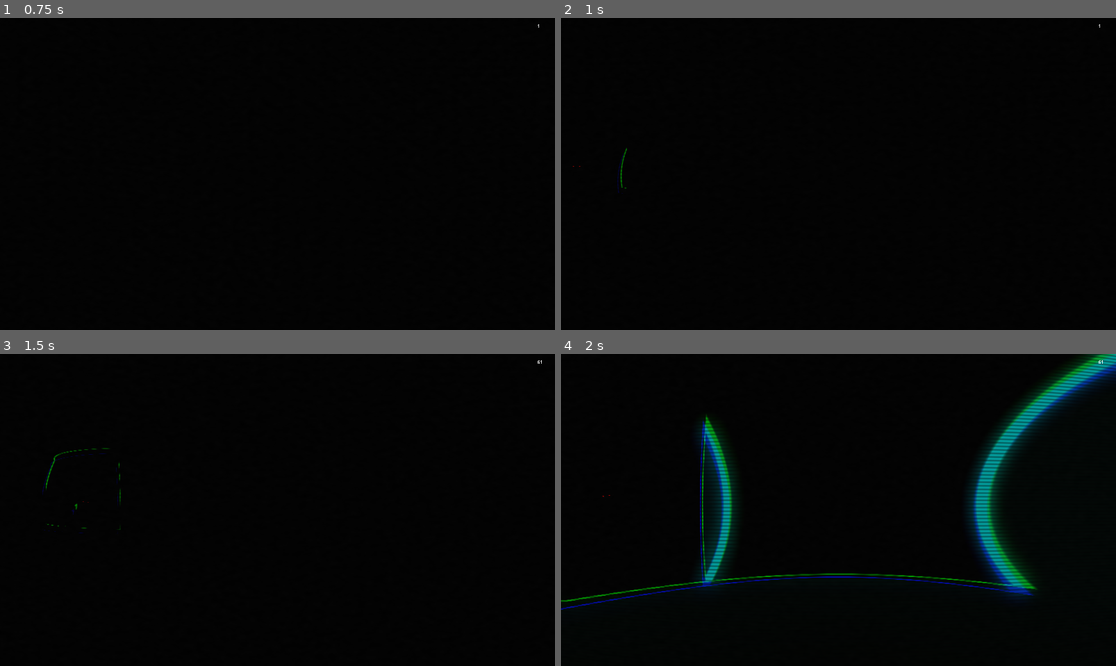
Above: before the commit, frames 1-4 (two rows, left to right).
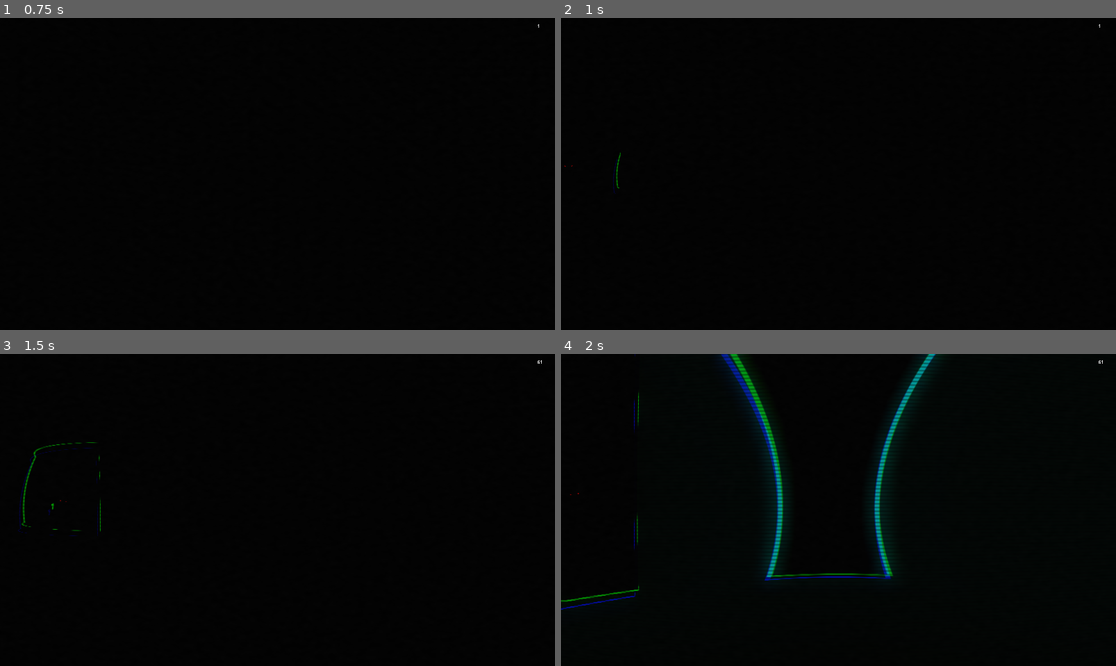
Above: after the commit, the same moments.

Repository: lorenzgruber/LD-59-echolocation-horror-fps
Game: Godot game, scene res://scenes/main.tscn
The game is run twice, just before and just after one commit, with the same random seed, the same clock (stepped at 60 frames per second) and the same inputs.
Inputs (mouse positions are in pixels of both pictures, inside the frame that each line leads up to):
- Up to frame 1 (0.75 s): tap Enter at 0.5 s; move the mouse to (305, 174) at 0.52 s; hold W (FORWARD) from 0.53 s (still down); hold Ctrl (RUN) from 0.53 s (still down)
- Up to frame 2 (1 s): keep holding W (FORWARD); keep holding Ctrl (RUN); tap Shift (SNEAK) at 0.8 s
- Up to frame 3 (1.5 s): keep holding W (FORWARD); tap Space (ECHO) at 1.25 s; move the mouse to (249, 510) at 1.27 s; release Ctrl (RUN) at 1.28 s; tap Shift (SNEAK) at 1.35 s
- Up to frame 4 (2 s): keep holding W (FORWARD); tap Ctrl (RUN) at 1.55 s

Frame 1 is identical in both runs. In frame 2, 0.1% of the frame differs, in the area x 0-12%, y 41-57%; in frame 3, 0.4%; in frame 4, 10%, in the area x 1-100%, y 0-79%.

Commit message:
fix player state change logic

Diff:
--- a/entities/monster/monster.gd
+++ b/entities/monster/monster.gd
@@ -36,7 +36,6 @@
 func update_navigation_target() -> void:
 	var player_position := Player.instance.global_position
 	navigation_agent.target_position = player_position
-	print("Updating navigation target to: " + str(player_position));
 
 func get_move_speed() -> float:
 	if (state == States.WALK): return WALK_SPEED;
--- a/entities/player/player.gd
+++ b/entities/player/player.gd
@@ -57,16 +57,13 @@
 
 func _input(event: InputEvent) -> void:
 	if (Input.is_action_pressed("RUN") and state == States.WALK):
-		state = States.RUN
-		update_footstep_volume()
+		set_state( States.RUN)
 
 	if (Input.is_action_pressed("SNEAK") and state == States.WALK):
-		state = States.SNEAK
-		update_footstep_volume()
+		set_state( States.SNEAK)
 
-	if ( (Input.is_action_just_released("RUN") or Input.is_action_just_released("SNEAK")) and state != States.WALK):
-		state = States.WALK
-		update_footstep_volume()
+	if ( (Input.is_action_just_released("RUN") and state == States.RUN) or (Input.is_action_just_released("SNEAK") and state == States.SNEAK)):
+		set_state( States.WALK)
 
 	if (Input.is_action_just_pressed("ECHO") and echo_cooldown_timer.is_stopped()):
 		echo_ping_emitter.emit_echo()
@@ -77,6 +74,10 @@
 		camera_pivot.rotate_x(-event.relative.y * MOUSE_SENSITIVITY)
 		var camera_rotation_x: float = clamp(camera_pivot.rotation_degrees.x, -CAMERA_MAX_X_ANGLE, CAMERA_MAX_X_ANGLE)
 		camera_pivot.rotation_degrees.x = camera_rotation_x
+
+func set_state(_state: States) -> void:
+	self.state = _state
+	update_footstep_volume()
 
 func get_move_speed() -> float:
 	if (state == States.WALK): return WALK_SPEED;
